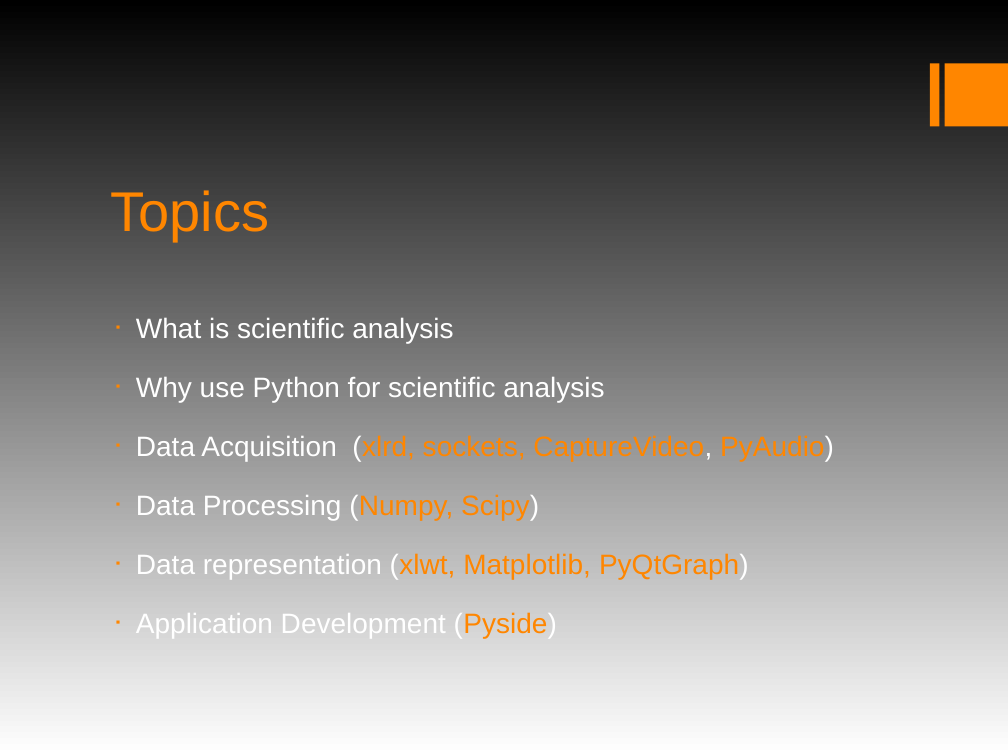
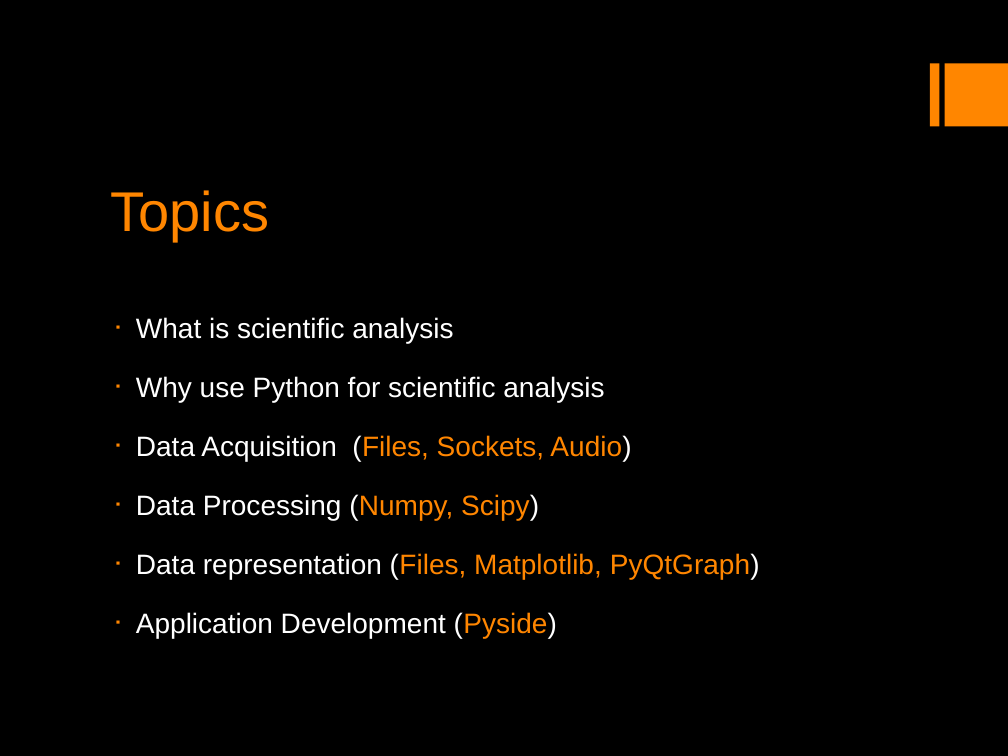
Before and after one commit to mfarhan12/intro_to_scientific_computing, a slide deck: slide 3 of Introduction to Scientific Computing in Python.odp. Drawn at 1008x756 pixels with LibreOffice and Linux fonts; fonts in the diff are those of the drawing. Boxes give left, top, right and bottom in pixels: in the first picture for what was removed or moved away, otherwise in the second. Text is boxed around its words. In the diff, an @@ line names an element or a change of style, - is before the commit and + after.

```diff
--- a/Introduction to Scientific Computing in Python.odp
+++ b/Introduction to Scientific Computing in Python.odp
@@ background gradient #000000 to #FFFFFF to #000000 @@
@@ text at [136,435,631,461]: text changed @@
-▪ Data Acquisition (xlrd, sockets, CaptureVideo, PyAudio)
+▪ Data Acquisition (Files, Sockets, Audio)
@@ text at [136,553,760,579]: text changed @@
-▪ Data representation (xlwt, Matplotlib, PyQtGraph)
+▪ Data representation (Files, Matplotlib, PyQtGraph)
```
Also in this commit, not shown: 4 other slides changed, 2 slides added, 1 slide removed, 3 other files.
